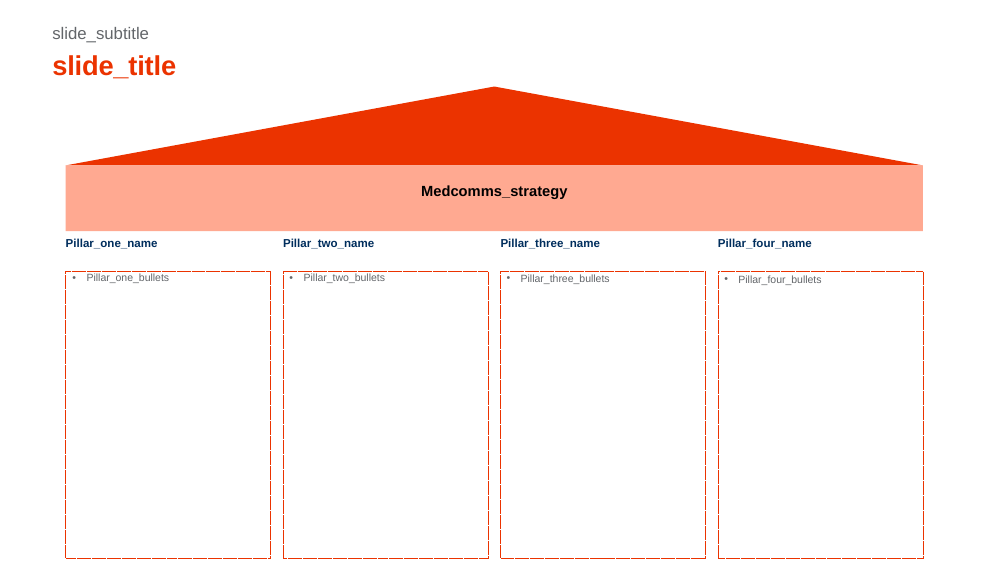
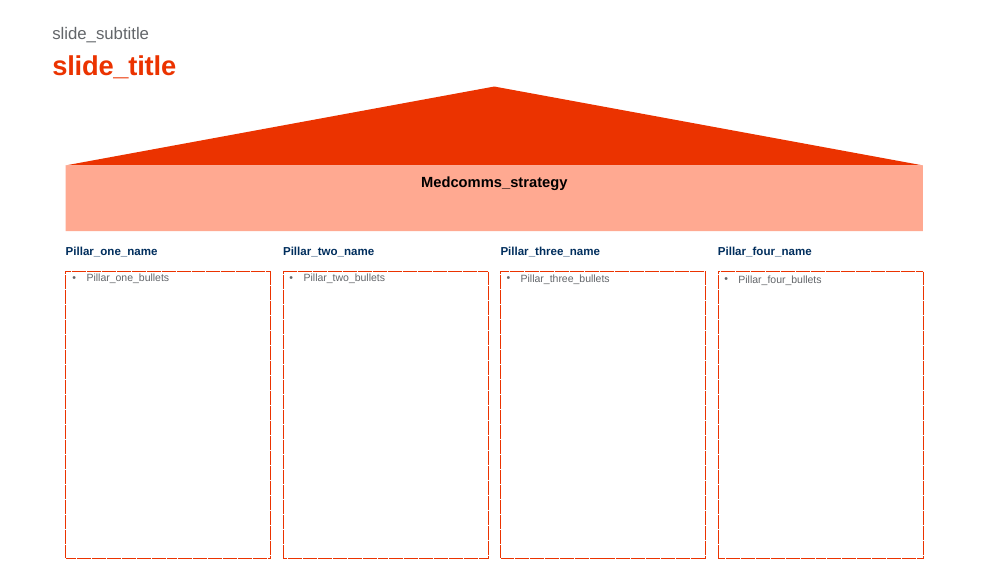
Before and after one commit to xpistos90210/templates, a slide deck: slide 1 of CONAN_house.pptx. Drawn at 1008x567 pixels with LibreOffice and Linux fonts; fonts in the diff are those of the drawing. Boxes give left, top, right and bottom in pixels: in the first picture for what was removed or moved away, otherwise in the second. Text is boxed around its words. In the diff, an @@ line names an element or a change of style, - is before the commit and + after.

```diff
--- a/CONAN_house.pptx
+++ b/CONAN_house.pptx
@@ text "Medcomms_strategy": place and size @@
-text "Medcomms_strategy" at (421, 185, 567, 199)
+text "Medcomms_strategy" at (421, 176, 567, 190)
@@ 4 texts: place and size @@
-4 texts at (66, 238, 812, 249)
+4 texts at (66, 246, 812, 257)
```
